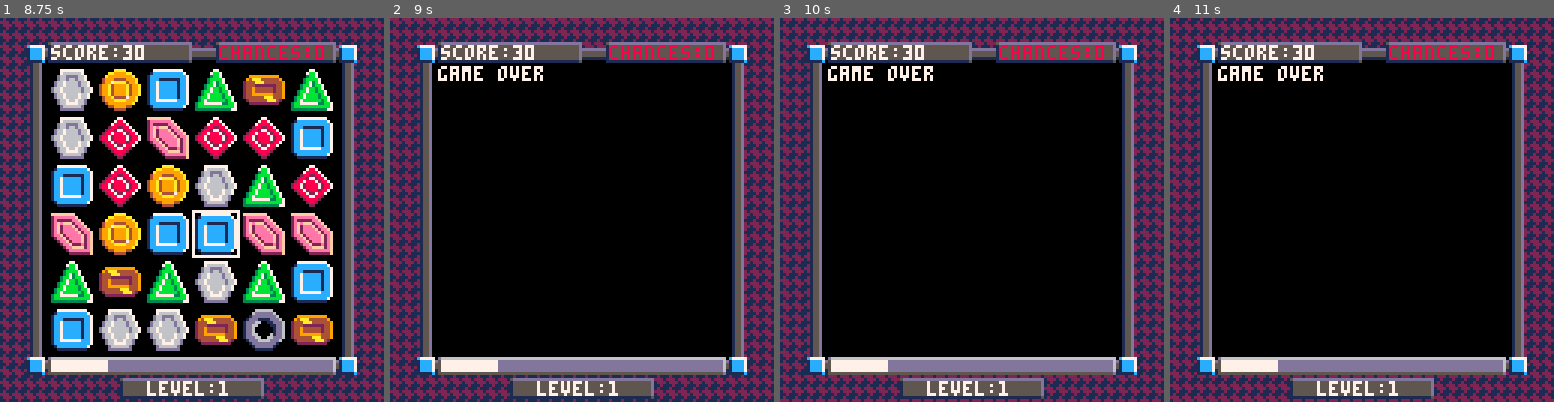
Above: before the commit, frames 1-4 (left to right).
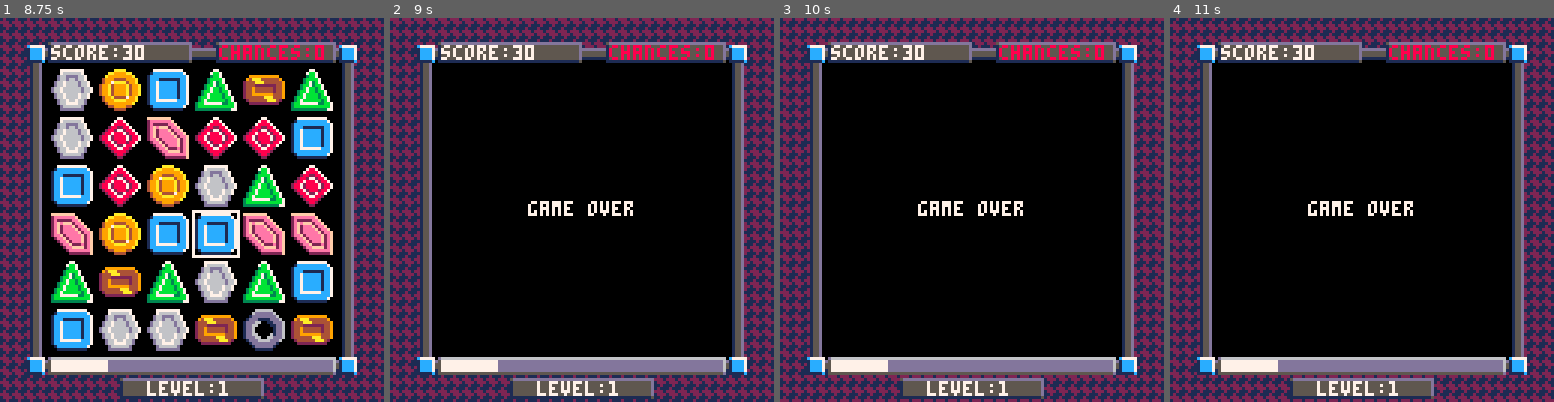
Above: after the commit, the same moments.

Repository: vm70/stratagem
Game: PICO-8 cartridge stratagem.p8
The game is run twice, just before and just after one commit, with the same random seed, the same clock (stepped at 60 frames per second) and the same inputs.
Inputs:
- Up to frame 1 (8.75 s): tap X (X key) at 0.33, 1.07, 1.85, 2.97, 4.08, 5.2, 6.32, 7.43, 8.55 s; tap O (Z key) at 0.7, 1.7, 2.1, 2.5, 2.9, 3.3, 3.7, 4.1, 4.5, 4.9, 5.3, 5.7, 6.1, 6.5, 6.9, 7.3, 7.7, 8.1, 8.5 s; hold Right 1.6-2.1 s; hold Up 2.15-2.42 s; hold Right 2.47-3.03 s; hold Left 3.08-3.58 s; hold Down 3.63-3.97 s; hold Right 4.02-4.68 s; hold Up 4.73-5.03 s; hold Left 5.08-5.68 s; hold Down 5.73-6.03 s; hold Right 6.08-6.58 s; hold Right 6.63-7.13 s; hold Up 7.18-7.45 s; hold Right 7.5-8.07 s; hold Left 8.12-8.62 s; hold Down from 8.67 s (still down)
- Up to frame 2 (9 s): keep holding Down; tap O (Z key) at 8.9 s
- Up to frame 3 (10 s): release Down at 9 s; hold Right 9.05-9.72 s; tap O (Z key) at 9.3, 9.7 s; tap X (X key) at 9.67 s; hold Up from 9.77 s (still down)
- Up to frame 4 (11 s): release Up at 10.07 s; tap O (Z key) at 10.1, 10.5, 10.9 s; hold Left 10.12-10.72 s; hold Down from 10.77 s (still down); tap X (X key) at 10.78 s

Frame 1 is identical in both runs. In frame 2, 1.0% of the frame differs, in the area x 12-64%, y 12-52%; in frame 3, 1.0%; in frame 4, 1.0%.

Commit message:
Add underlines to high score cursor

Diff:
--- a/stratagem.lua
+++ b/stratagem.lua
@@ -558,6 +558,25 @@
 function PlayLevelMusic(level)
 	local musicID = (level % #LEVEL_MUSIC) + 1
 	music(LEVEL_MUSIC[musicID])
+end
+
+function DrawInitialEntering()
+	print(INITIALS[Player.letter_ids[1]], 16, 36, HSColor(SCORE_POSITIONS.first))
+	if Player.score_cursor == SCORE_POSITIONS.first then
+		rect(16, 36 + 6, 16 + 2, 36 + 6, 11)
+	end
+	print(INITIALS[Player.letter_ids[2]], 21, 36, HSColor(SCORE_POSITIONS.second))
+	if Player.score_cursor == SCORE_POSITIONS.second then
+		rect(21, 36 + 6, 21 + 2, 36 + 6, 11)
+	end
+	print(INITIALS[Player.letter_ids[3]], 26, 36, HSColor(SCORE_POSITIONS.third))
+	if Player.score_cursor == SCORE_POSITIONS.third then
+		rect(26, 36 + 6, 26 + 2, 36 + 6, 11)
+	end
+	print("ok", 31, 36, HSColor(SCORE_POSITIONS.ok))
+	if Player.score_cursor == SCORE_POSITIONS.ok then
+		rect(31, 36 + 6, 31 + 6, 36 + 6, 11)
+	end
 end
 
 function _init()
@@ -593,17 +612,14 @@
 	elseif CartState == STATES.game_over then
 		DrawGameBG()
 		DrawHUD()
-		print("game over", 16, 16, 7)
+		print("game over", 46, 61, 7)
 	elseif CartState == STATES.enter_high_score then
 		DrawGameBG()
 		DrawHUD()
 		print("nice job!", 16, 16, 7)
 		print("you got " .. Player.placement .. OrdinalIndicator(Player.placement) .. " place", 16, 22, 7)
 		print("enter your initials", 16, 28, 7)
-		print(INITIALS[Player.letter_ids[1]], 16, 36, HSColor(SCORE_POSITIONS.first))
-		print(INITIALS[Player.letter_ids[2]], 21, 36, HSColor(SCORE_POSITIONS.second))
-		print(INITIALS[Player.letter_ids[3]], 26, 36, HSColor(SCORE_POSITIONS.third))
-		print("ok", 31, 36, HSColor(SCORE_POSITIONS.ok))
+		DrawInitialEntering()
 	elseif CartState == STATES.high_scores then
 		DrawTitleBG()
 		DrawLeaderboard()
--- a/stratagem.p8
+++ b/stratagem.p8
@@ -561,6 +561,25 @@
 function PlayLevelMusic(level)
 	local musicID = (level % #LEVEL_MUSIC) + 1
 	music(LEVEL_MUSIC[musicID])
+end
+
+function DrawInitialEntering()
+	print(INITIALS[Player.letter_ids[1]], 16, 36, HSColor(SCORE_POSITIONS.first))
+	if Player.score_cursor == SCORE_POSITIONS.first then
+		rect(16, 36 + 6, 16 + 2, 36 + 6, 11)
+	end
+	print(INITIALS[Player.letter_ids[2]], 21, 36, HSColor(SCORE_POSITIONS.second))
+	if Player.score_cursor == SCORE_POSITIONS.second then
+		rect(21, 36 + 6, 21 + 2, 36 + 6, 11)
+	end
+	print(INITIALS[Player.letter_ids[3]], 26, 36, HSColor(SCORE_POSITIONS.third))
+	if Player.score_cursor == SCORE_POSITIONS.third then
+		rect(26, 36 + 6, 26 + 2, 36 + 6, 11)
+	end
+	print("ok", 31, 36, HSColor(SCORE_POSITIONS.ok))
+	if Player.score_cursor == SCORE_POSITIONS.ok then
+		rect(31, 36 + 6, 31 + 6, 36 + 6, 11)
+	end
 end
 
 function _init()
@@ -596,17 +615,14 @@
 	elseif CartState == STATES.game_over then
 		DrawGameBG()
 		DrawHUD()
-		print("game over", 16, 16, 7)
+		print("game over", 46, 61, 7)
 	elseif CartState == STATES.enter_high_score then
 		DrawGameBG()
 		DrawHUD()
 		print("nice job!", 16, 16, 7)
 		print("you got " .. Player.placement .. OrdinalIndicator(Player.placement) .. " place", 16, 22, 7)
 		print("enter your initials", 16, 28, 7)
-		print(INITIALS[Player.letter_ids[1]], 16, 36, HSColor(SCORE_POSITIONS.first))
-		print(INITIALS[Player.letter_ids[2]], 21, 36, HSColor(SCORE_POSITIONS.second))
-		print(INITIALS[Player.letter_ids[3]], 26, 36, HSColor(SCORE_POSITIONS.third))
-		print("ok", 31, 36, HSColor(SCORE_POSITIONS.ok))
+		DrawInitialEntering()
 	elseif CartState == STATES.high_scores then
 		DrawTitleBG()
 		DrawLeaderboard()
